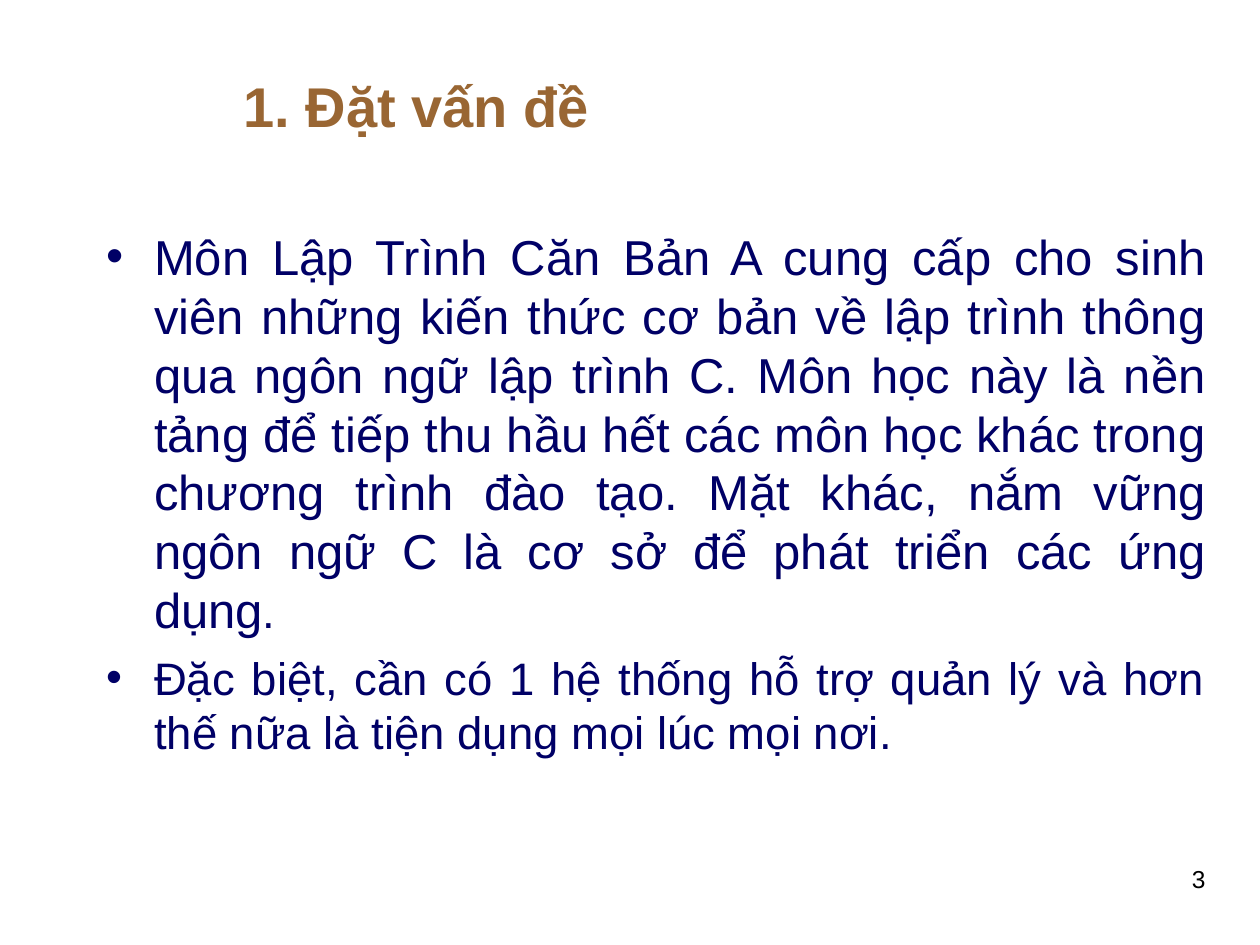
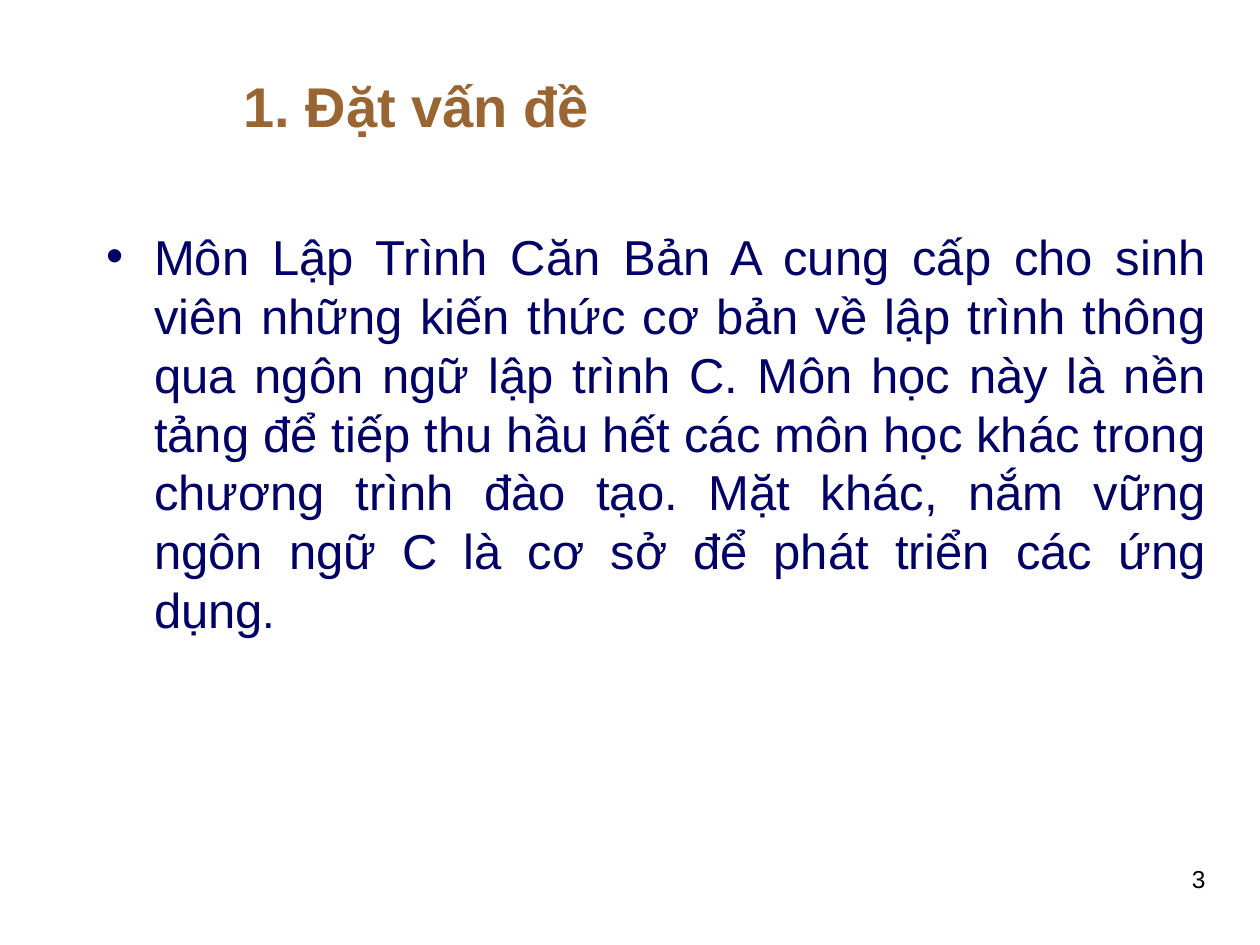
Before and after one commit to thuhuynh4393/testfrontend, a slide deck: slide 3 of Thu HUynh - SLide bao cao.ppt. Drawn at 1260x945 pixels with LibreOffice and Linux fonts; fonts in the diff are those of the drawing; background and template pictures are left out. Boxes give left, top, right and bottom in pixels: in the first picture for what was removed or moved away, otherwise in the second. Text is boxed around its words. In the diff, an @@ line names an element or a change of style, - is before the commit and + after.

```diff
--- a/Thu HUynh - SLide bao cao.ppt
+++ b/Thu HUynh - SLide bao cao.ppt
@@ text at <box>154,659,1203,759</box>: paragraph removed @@
-• Đặc biệt, cần có 1 hệ thống hỗ trợ quản lý và hơn thế nữa là tiện dụng mọi lúc mọi nơi.
```
Also in this commit, not shown: 3 other slides changed.
